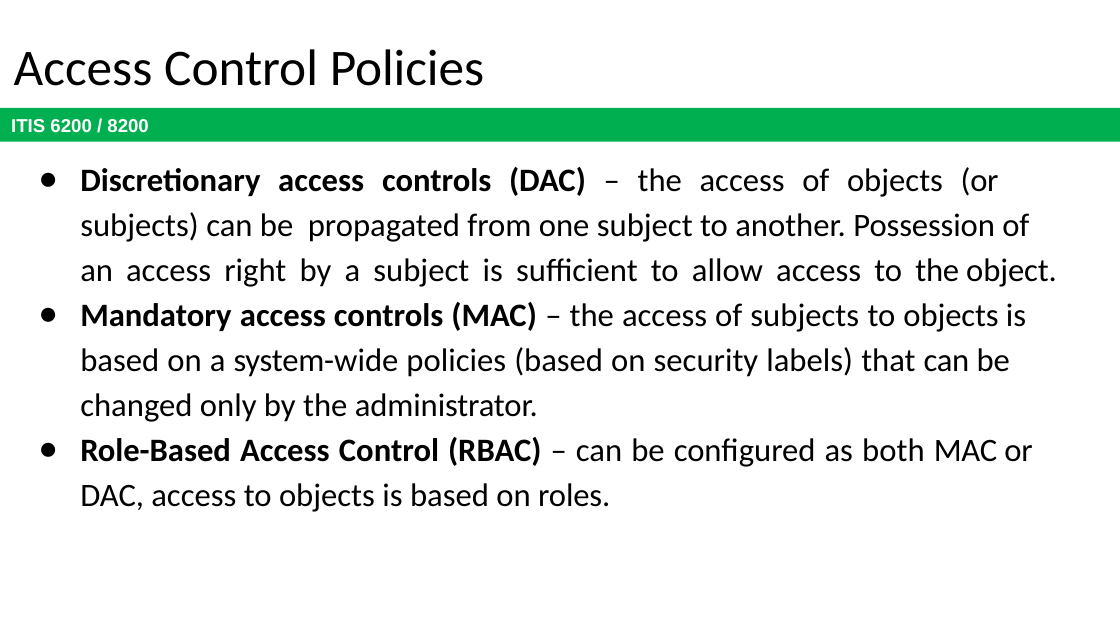
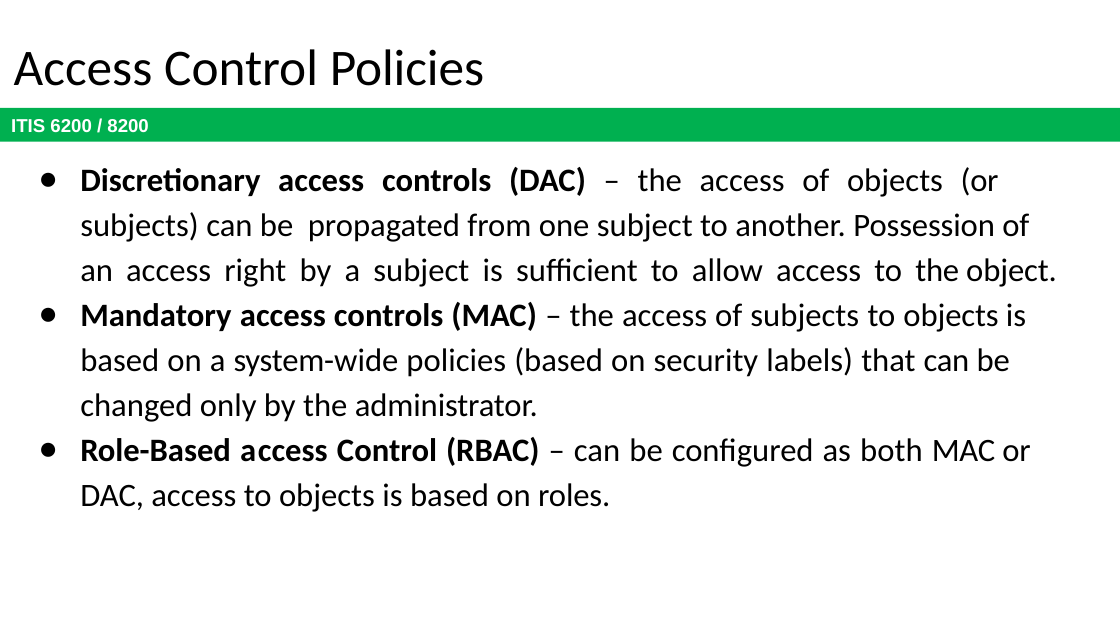
Before and after one commit to jx5c/github.io, a slide deck: slide 13 of teaching/ITIS6200/2023fa/lectures/lec09.pptx. Drawn at 1120x630 pixels with LibreOffice and Linux fonts; fonts in the diff are those of the drawing. Boxes give left, top, right and bottom in pixels: in the first picture for what was removed or moved away, otherwise in the second. Text is boxed around its words. In the diff, an @@ line names an element or a change of style, - is before the commit and + after.

```diff
--- a/teaching/ITIS6200/2023fa/lectures/lec09.pptx
+++ b/teaching/ITIS6200/2023fa/lectures/lec09.pptx
@@ text at <box>80,437,1031,512</box>: text changed @@
-● Role-Based Access Control (RBAC) – can be configured as both MAC or DAC, access to objects is based on roles.
+● Role-Based access Control (RBAC) – can be configured as both MAC or DAC, access to objects is based on roles.
```
Also in this commit, not shown: 4 other slides changed, 40 other files.
